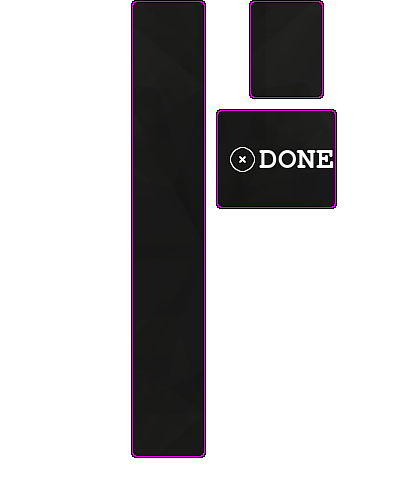
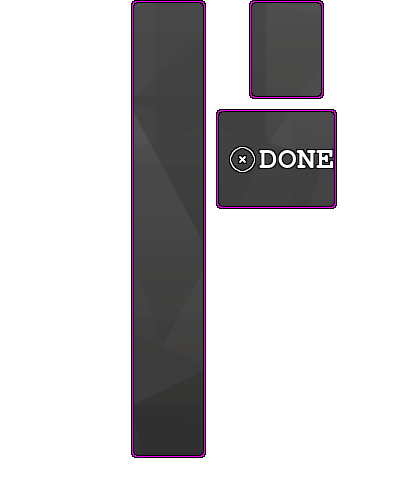
Two versions of the same layered image (417px x 500px). Layer-by-layer changes:
renamed "graphite_pattern_K.png" to "graphite_pattern.png copy", painted on it over [134, 3, 334, 455]
removed layer "graphite_pattern.png" (was 67%) over [134, 3, 334, 455]